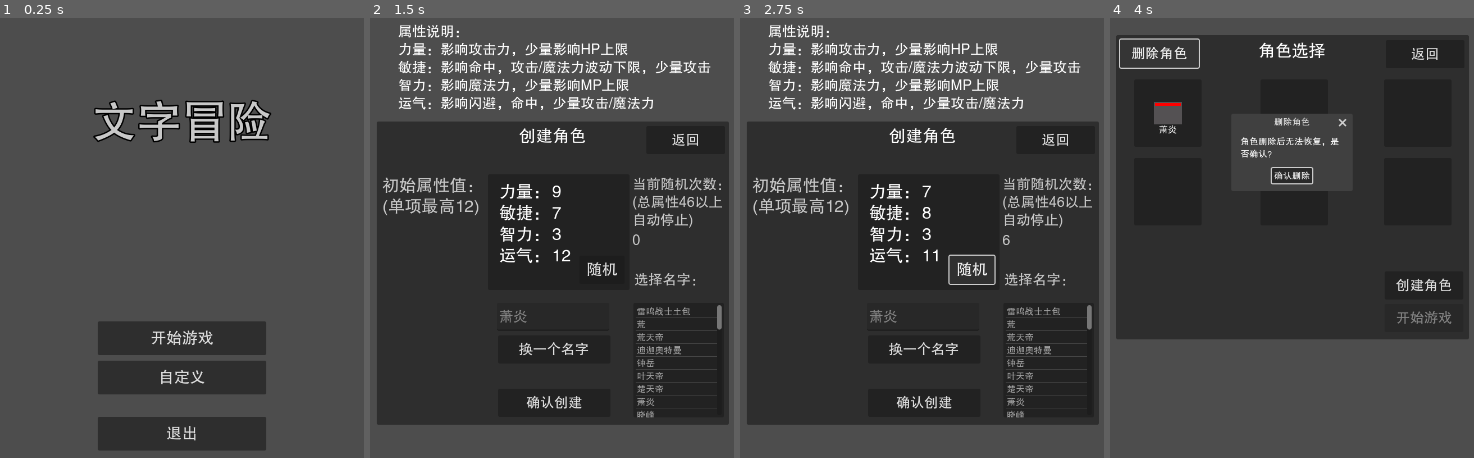
Above: before the commit, frames 1-4 (left to right).
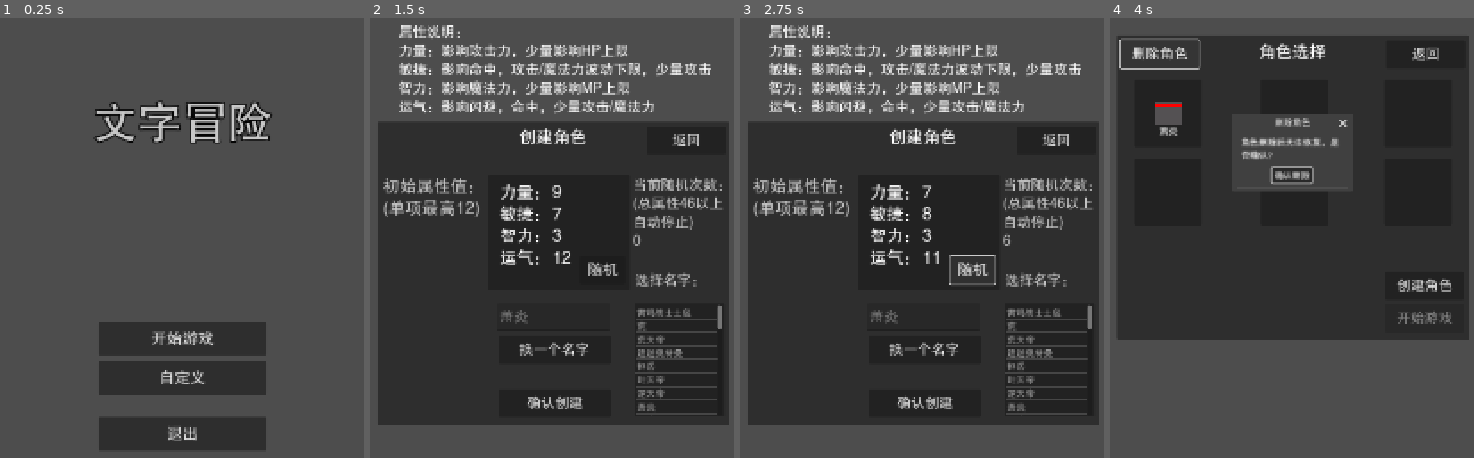
Above: after the commit, the same moments.

Repository: limingboGitHub/TextAdventure
Game: Godot game, scene res://src/scenes/start.tscn
Two runs of this game, one before a commit and one after it. Both use one fixed random seed, a clock stepped at 60 frames per second and the inputs below.
Inputs:
- Up to frame 1 (0.25 s): no input
- Up to frame 2 (1.5 s): click "开始游戏" at 0.5 s; click "创建角色" at 1.25 s
- Up to frame 3 (2.75 s): click "随机" at 2 s
- Up to frame 4 (4 s): click "确认创建" at 2.75 s; click "删除角色" at 3.5 s

The runs differ from the first frame. In frame 1, 2.7% of the frame differs, in the area x 25-75%, y 18-99%; in frame 2, 12%; in frame 3, 12%, in the area x 1-99%, y 1-93%; in frame 4, 2.8%.

Commit message:
fix: 修复【血偿】导致黑魔法师分身死亡的问题

Diff:
--- a/project.godot
+++ b/project.godot
@@ -25,7 +25,7 @@
 
 window/size/viewport_width=648
 window/size/viewport_height=1425
-window/stretch/mode="viewport"
+window/stretch/mode="canvas_items"
 window/stretch/aspect="keep_width"
 window/handheld/orientation=1
 
--- a/src/core/data_player.gd
+++ b/src/core/data_player.gd
@@ -579,6 +579,8 @@
 func recover_hp(value: int):
 	if value == 0:
 		return
+	if is_copy:
+		return
 
 	hp += value
 	if hp > attribute.final_details.max_hp:
Not shown, changed: export_presets.cfg
